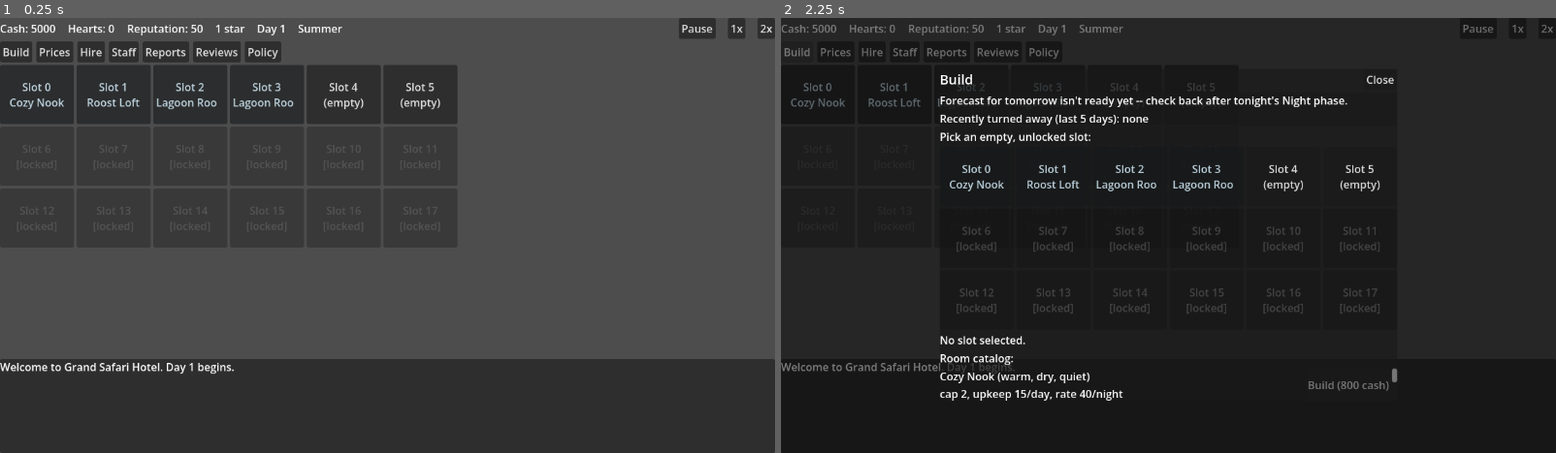
Above: before the commit, frames 1-2 (left to right).
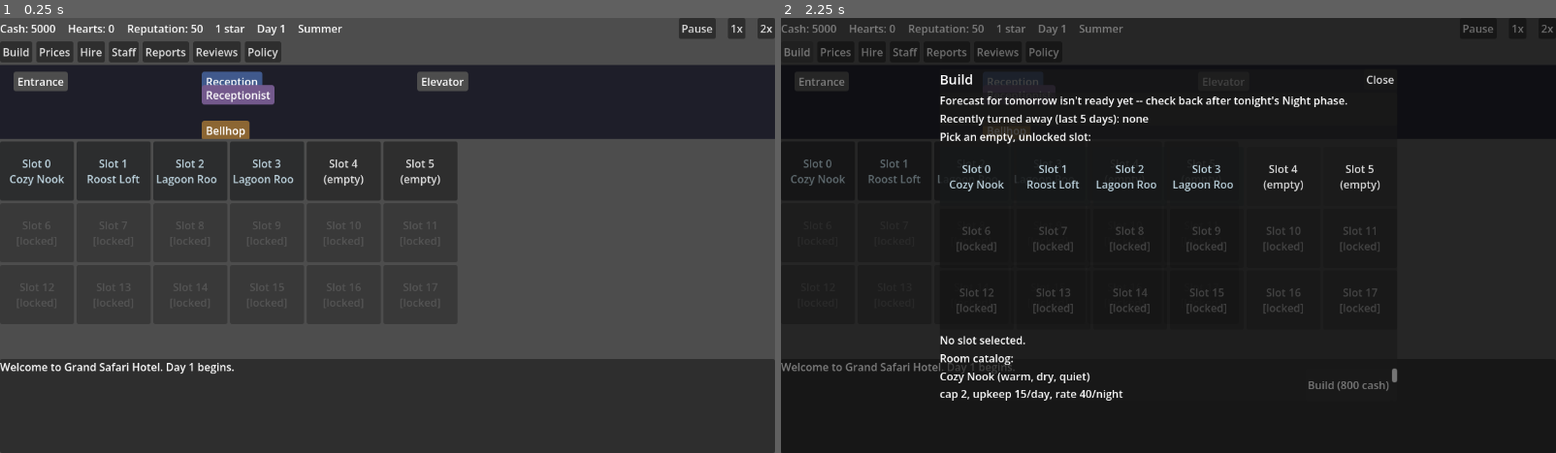
Above: after the commit, the same moments.

Repository: rdefm/habitat_hotel
Game: Godot game, scene res://main.tscn
Two runs of this game, one before a commit and one after it. Both use one fixed random seed, a clock stepped at 60 frames per second and the inputs below.
Inputs:
- Up to frame 1 (0.25 s): no input
- Up to frame 2 (2.25 s): click "1x" at 0.5 s; click "2x" at 1.25 s; click "Build" at 2 s

The runs differ from the first frame. In frame 1, 12% of the frame differs, in the area x 0-100%, y 10-53%; in frame 2, 0.6%.

Commit message:
Add a placeholder lobby view: guests arriving, reception, elevator, bellhop
New EventBus signals (guest_seated, guest_turned_away,
guest_checked_out) let Sim announce per-guest lifecycle moments as
they happen, purely for presentation -- the sim's actual state
mutation is already done by the time they fire.

LobbyView (ui/lobby_view.gd) is a new strip above the hotel grid that
reacts to those signals with simple colored-box actors tweened across
a fixed entrance/reception/elevator layout:
 - Seated guests walk entrance -> reception -> elevator, then fade
   (the room grid below already shows who ends up where).
 - Turned-away guests walk to reception and back out.
 - Checkouts walk elevator -> reception -> out.
 - A bellhop makes a matching reception<->elevator trip for every
   seated guest, standing in for delivering their bags.

Everything here is placeholder-grade (colored panels + text labels,
no art) and reads only EventBus signals plus GameState.species for
display names, keeping the sim/presentation split intact.

Diff:
--- a/autoload/event_bus.gd
+++ b/autoload/event_bus.gd
@@ -15,3 +15,10 @@
 signal day_summary(summary: Dictionary)
 signal review_posted(review: Dictionary)
 signal forecast_ready(for_day: int, arrivals: Array)
+
+## Per-guest lifecycle events, purely for the lobby view's animation --
+## Sim's authoritative state changes (cash, occupant, etc.) already happened
+## by the time these fire; nothing should treat them as a source of truth.
+signal guest_seated(name: String, species_id: String, room_slot_index: int, mismatch: bool)
+signal guest_turned_away(name: String, species_id: String, reason: String)
+signal guest_checked_out(name: String, species_id: String, room_slot_index: int)
--- a/autoload/sim_controller.gd
+++ b/autoload/sim_controller.gd
@@ -112,16 +112,19 @@
 				GameState.reputation = clampi(GameState.reputation + int(GameState.balance["review"]["reputation_delta_walkaway"]), 0, 100)
 				_day_metrics["walked_away_mismatch"] += 1
 				_track_turned_away(arrival)
+				EventBus.guest_turned_away.emit(arrival["name"], arrival["species_id"], decision["reason"])
 			"fully_booked":
 				# Turned away only because every room is occupied -- being sold out isn't
 				# a service failure, so this doesn't cost reputation.
 				_day_metrics["walked_away_full"] += 1
 				_track_turned_away(arrival)
+				EventBus.guest_turned_away.emit(arrival["name"], arrival["species_id"], decision["reason"])
 			"too_expensive":
 				# Turned away by the player's own pricing choice -- a lost sale, not a
 				# service failure, so this doesn't cost reputation either.
 				_day_metrics["walked_away_too_expensive"] += 1
 				_track_turned_away(arrival)
+				EventBus.guest_turned_away.emit(arrival["name"], arrival["species_id"], decision["reason"])
 	_pending_arrivals.clear()
 
 
@@ -204,6 +207,7 @@
 	room["occupant_name"] = arrival["name"]
 	room["occupant_species_id"] = arrival["species_id"]
 	room["occupant_mismatch"] = mismatch
+	EventBus.guest_seated.emit(arrival["name"], arrival["species_id"], room_slot_index, mismatch)
 
 
 func _checkout_guest(gid: int) -> void:
@@ -245,6 +249,8 @@
 		"flavor_line": flavor_line,
 	})
 
+	EventBus.guest_checked_out.emit(g["name"], g["species_id"], g["room_slot_index"])
+
 	room["occupant"] = null
 	room["occupant_name"] = null
 	room["occupant_species_id"] = null
--- /dev/null
+++ b/ui/lobby_view.gd
@@ -0,0 +1,146 @@
+class_name LobbyView
+extends Control
+
+## Placeholder lobby visualization. Purely decorative: reacts to EventBus's
+## guest_seated/guest_turned_away/guest_checked_out signals by tweening
+## simple colored boxes across a fixed strip (entrance -> reception ->
+## elevator). Never reads or writes sim state, only GameState.species for
+## display names -- same as the other UI files.
+##
+## Guests who book a room: entrance -> reception -> elevator (fade out,
+## "into the elevator" stands in for "now in their room" -- the room grid
+## below already shows who's staying where). A bellhop makes a matching
+## reception -> elevator -> reception trip carrying their bags.
+## Guests turned away: entrance -> reception -> back out.
+## Checkouts: elevator -> reception -> back out.
+
+const STRIP_SIZE := Vector2(700, 110)
+const ENTRANCE_X := 20.0
+const RECEPTION_X := 300.0
+const ELEVATOR_X := 620.0
+const OFFSCREEN_X := -40.0
+const ACTOR_Y := 55.0
+const BELLHOP_Y := ACTOR_Y + 28.0
+const LEG_DURATION := 0.9
+const PAUSE_DURATION := 0.4
+
+var _bellhop: PanelContainer
+var _bellhop_tween: Tween
+
+
+func _ready() -> void:
+	custom_minimum_size = STRIP_SIZE
+	clip_contents = true
+
+	var bg := ColorRect.new()
+	bg.color = Color(0.12, 0.12, 0.16)
+	bg.set_anchors_preset(Control.PRESET_FULL_RECT)
+	bg.mouse_filter = Control.MOUSE_FILTER_IGNORE
+	add_child(bg)
+
+	_add_marker("Entrance", ENTRANCE_X, Color(0.3, 0.3, 0.3))
+	_add_marker("Reception", RECEPTION_X, Color(0.25, 0.35, 0.55))
+	_add_marker("Elevator", ELEVATOR_X, Color(0.3, 0.3, 0.3))
+	_add_marker("Receptionist", RECEPTION_X, Color(0.45, 0.35, 0.55), 30.0)
+
+	_bellhop = _make_actor("Bellhop", Color(0.55, 0.4, 0.2))
+	_bellhop.position = Vector2(RECEPTION_X, BELLHOP_Y)
+	add_child(_bellhop)
+
+	EventBus.guest_seated.connect(_on_guest_seated)
+	EventBus.guest_turned_away.connect(_on_guest_turned_away)
+	EventBus.guest_checked_out.connect(_on_guest_checked_out)
+
+
+func _add_marker(text: String, x: float, color: Color, y: float = 10.0) -> void:
+	var marker := _make_actor(text, color)
+	marker.position = Vector2(x, y)
+	add_child(marker)
+
+
+func _make_actor(text: String, color: Color) -> PanelContainer:
+	var panel := PanelContainer.new()
+	var style := StyleBoxFlat.new()
+	style.bg_color = color
+	style.set_corner_radius_all(4)
+	style.content_margin_left = 6
+	style.content_margin_right = 6
+	style.content_margin_top = 3
+	style.content_margin_bottom = 3
+	panel.add_theme_stylebox_override("panel", style)
+
+	var label := Label.new()
+	label.text = text
+	label.add_theme_color_override("font_color", Color(1, 1, 1))
+	panel.add_child(label)
+	return panel
+
+
+func _guest_color(mismatch: bool) -> Color:
+	return Color(0.75, 0.55, 0.2) if mismatch else Color(0.3, 0.55, 0.3)
+
+
+func _short_name(guest_name: String) -> String:
+	return guest_name if guest_name.length() <= 12 else guest_name.substr(0, 11) + "."
+
+
+func _species_name(species_id: String) -> String:
+	return GameState.species.get(species_id, {}).get("name", species_id)
+
+
+func _on_guest_seated(guest_name: String, species_id: String, _room_slot_index: int, mismatch: bool) -> void:
+	var guest := _make_actor(_short_name(guest_name), _guest_color(mismatch))
+	guest.tooltip_text = "%s the %s -- %s" % [guest_name, _species_name(species_id), ("mismatch" if mismatch else "perfect fit")]
+	guest.position = Vector2(ENTRANCE_X, ACTOR_Y)
+	add_child(guest)
+
+	var tween := create_tween()
+	tween.tween_property(guest, "position:x", RECEPTION_X, LEG_DURATION)
+	tween.tween_interval(PAUSE_DURATION)
+	tween.tween_property(guest, "position:x", ELEVATOR_X, LEG_DURATION)
+	tween.tween_interval(0.2)
+	tween.tween_property(guest, "modulate:a", 0.0, 0.3)
+	tween.tween_callback(guest.queue_free)
+
+	_send_bellhop()
+
+
+func _on_guest_turned_away(guest_name: String, species_id: String, reason: String) -> void:
+	var guest := _make_actor(_short_name(guest_name), Color(0.55, 0.2, 0.2))
+	guest.tooltip_text = "%s the %s -- turned away (%s)" % [guest_name, _species_name(species_id), reason]
+	guest.position = Vector2(ENTRANCE_X, ACTOR_Y)
+	add_child(guest)
+
+	var tween := create_tween()
+	tween.tween_property(guest, "position:x", RECEPTION_X, LEG_DURATION)
+	tween.tween_interval(PAUSE_DURATION)
+	tween.tween_property(guest, "position:x", OFFSCREEN_X, LEG_DURATION)
+	tween.tween_callback(guest.queue_free)
+
+
+func _on_guest_checked_out(guest_name: String, species_id: String, _room_slot_index: int) -> void:
+	var guest := _make_actor(_short_name(guest_name), Color(0.4, 0.4, 0.5))
+	guest.tooltip_text = "%s the %s -- checking out" % [guest_name, _species_name(species_id)]
+	guest.position = Vector2(ELEVATOR_X, ACTOR_Y)
+	add_child(guest)
+
+	var tween := create_tween()
+	tween.tween_property(guest, "position:x", RECEPTION_X, LEG_DURATION)
+	tween.tween_interval(PAUSE_DURATION)
+	tween.tween_property(guest, "position:x", OFFSCREEN_X, LEG_DURATION)
+	tween.tween_callback(guest.queue_free)
+
+
+## Bellhop makes one reception->elevator->reception round trip per seated
+## guest. If a trip is already underway, cut it short and start the new one
+## -- good enough for a placeholder; a real queue can wait for the art pass.
+func _send_bellhop() -> void:
+	if _bellhop_tween != null and _bellhop_tween.is_valid():
+		_bellhop_tween.kill()
+	_bellhop.position = Vector2(RECEPTION_X, BELLHOP_Y)
+
+	_bellhop_tween = create_tween()
+	_bellhop_tween.tween_interval(0.3)
+	_bellhop_tween.tween_property(_bellhop, "position:x", ELEVATOR_X, LEG_DURATION)
+	_bellhop_tween.tween_interval(0.3)
+	_bellhop_tween.tween_property(_bellhop, "position:x", RECEPTION_X, LEG_DURATION)
--- a/ui/main_screen.gd
+++ b/ui/main_screen.gd
@@ -14,6 +14,7 @@
 const ReviewsMenu = preload("res://ui/reviews_menu.gd")
 const UpgradeMenu = preload("res://ui/upgrade_menu.gd")
 const PolicyMenu = preload("res://ui/policy_menu.gd")
+const LobbyView = preload("res://ui/lobby_view.gd")
 const DemandFormat = preload("res://ui/demand_format.gd")
 
 const DAY_LOG_MAX_LINES := 200
@@ -46,6 +47,7 @@
 
 	root.add_child(_build_top_bar())
 	root.add_child(_build_menu_bar())
+	root.add_child(LobbyView.new())
 
 	var middle := HBoxContainer.new()
 	middle.size_flags_vertical = Control.SIZE_EXPAND_FILL
